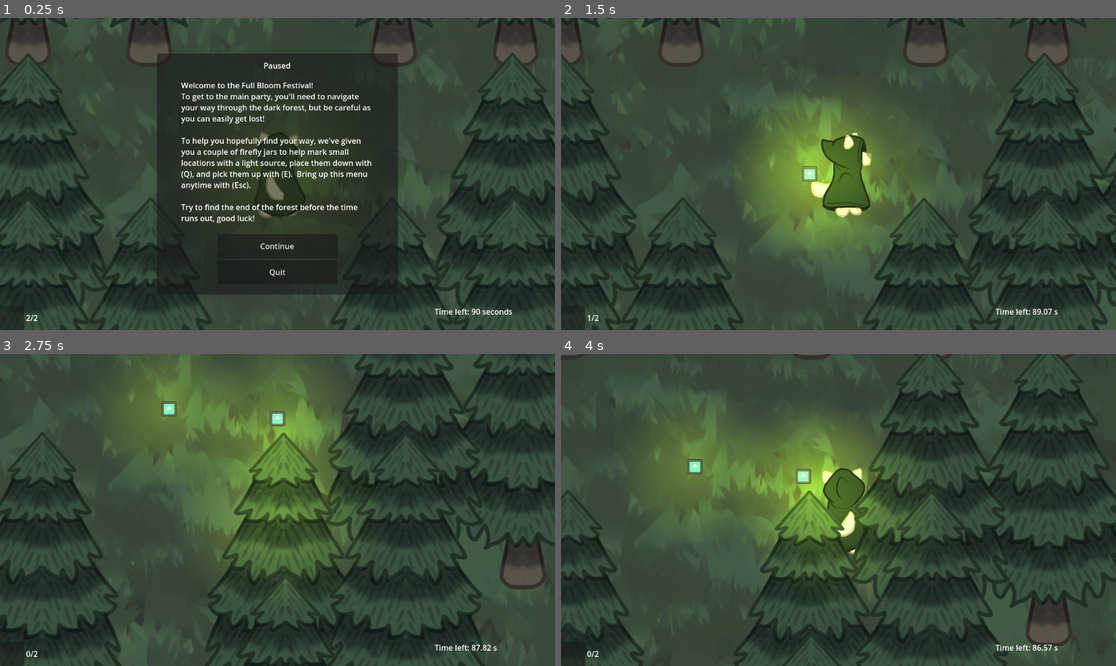
Above: before the commit, frames 1-4 (two rows, left to right).
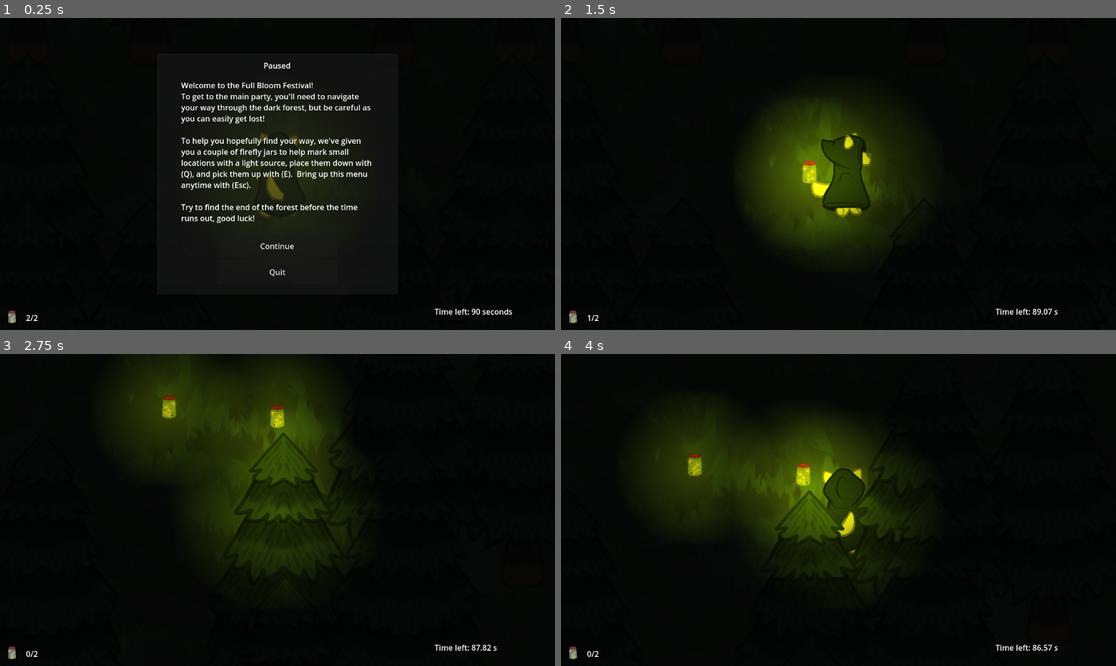
Above: after the commit, the same moments.

Repository: Abigail-Irvin/Bloom_Festival_Maze
Game: Godot game, scene res://scenes/world.tscn
Two runs of this game, one before a commit and one after it. Both use one fixed random seed, a clock stepped at 60 frames per second and the inputs below. The engine's default icon, where the game draws it, is replaced by a stand-in: a white triangle on a blue panel in a dark square.
Inputs:
- Up to frame 1 (0.25 s): no input
- Up to frame 2 (1.5 s): click "Continue" at 0.5 s; tap Enter at 1.25 s; hold Right (ui_right) from 1.28 s (still down); hold Q (drop) from 1.28 s (still down)
- Up to frame 3 (2.75 s): release Right (ui_right) at 2.03 s; release Q (drop) at 2.03 s; hold Down (ui_down) from 2.03 s (still down); tap Q (drop) at 2.1 s
- Up to frame 4 (4 s): release Down (ui_down) at 2.78 s; hold Right (ui_right) 2.78-3.53 s; hold E (pickup) 2.78-3.53 s; tap Q (drop) at 3.05, 3.6 s; hold Up (ui_up) from 3.53 s (still down)

The runs differ from the first frame. In frame 1, 89% of the frame differs, in the area x 0-100%, y 0-100%; in frame 2, 100%; in frame 3, 100%; in frame 4, 100%.

Commit message:
feat: adding 10000 fireflies

Diff:
--- a/scenes/firefly_jar.tscn
+++ b/scenes/firefly_jar.tscn
@@ -1,7 +1,22 @@
-[gd_scene load_steps=6 format=3 uid="uid://bw358dmdadh3t"]
+[gd_scene load_steps=8 format=3 uid="uid://bw358dmdadh3t"]
 
 [ext_resource type="Script" uid="uid://bjo52u786gybi" path="res://scripts/firefly_jar.gd" id="1_lwxam"]
-[ext_resource type="Texture2D" uid="uid://dli53ndjg3j5t" path="res://assets/icon.svg" id="1_moif0"]
+[ext_resource type="Texture2D" uid="uid://cqkahi781lnkb" path="res://assets/jar1.png" id="2_ojwhb"]
+[ext_resource type="Texture2D" uid="uid://b4soh73ayubuc" path="res://assets/jar2.png" id="3_iibv5"]
+
+[sub_resource type="SpriteFrames" id="SpriteFrames_moif0"]
+animations = [{
+"frames": [{
+"duration": 1.0,
+"texture": ExtResource("2_ojwhb")
+}, {
+"duration": 1.0,
+"texture": ExtResource("3_iibv5")
+}],
+"loop": true,
+"name": &"default",
+"speed": 1.0
+}]
 
 [sub_resource type="CircleShape2D" id="CircleShape2D_fw1o1"]
 radius = 108.074
@@ -18,9 +33,10 @@
 [node name="firefly-jar" type="Node2D"]
 script = ExtResource("1_lwxam")
 
-[node name="firefly-sprite" type="Sprite2D" parent="."]
-scale = Vector2(0.25, 0.25)
-texture = ExtResource("1_moif0")
+[node name="firefly-sprite" type="AnimatedSprite2D" parent="."]
+scale = Vector2(0.06, 0.06)
+sprite_frames = SubResource("SpriteFrames_moif0")
+autoplay = "default"
 
 [node name="Area2D" type="Area2D" parent="firefly-sprite"]
 
--- a/scenes/firefly_ui_element.tscn
+++ b/scenes/firefly_ui_element.tscn
@@ -1,6 +1,7 @@
-[gd_scene load_steps=2 format=3 uid="uid://dxvvyj8m11pub"]
+[gd_scene load_steps=3 format=3 uid="uid://dxvvyj8m11pub"]
 
 [ext_resource type="Script" uid="uid://cxtdjyms7d6g5" path="res://scripts/firefly_ui_element.gd" id="1_71c7u"]
+[ext_resource type="Texture2D" uid="uid://cqkahi781lnkb" path="res://assets/jar1.png" id="2_th0md"]
 
 [node name="firefly-sprite" type="HBoxContainer" node_paths=PackedStringArray("firefly_count")]
 custom_minimum_size = Vector2(50, 50)
@@ -9,9 +10,11 @@
 script = ExtResource("1_71c7u")
 firefly_count = NodePath("firefly-textbox")
 
-[node name="Panel" type="Panel" parent="."]
+[node name="Panel" type="TextureRect" parent="."]
 custom_minimum_size = Vector2(50, 50)
 layout_mode = 2
+texture = ExtResource("2_th0md")
+expand_mode = 3
 
 [node name="firefly-textbox" type="RichTextLabel" parent="."]
 custom_minimum_size = Vector2(100, 0)
--- a/scenes/maze_map.tscn
+++ b/scenes/maze_map.tscn
@@ -7,7 +7,20 @@
 [ext_resource type="PackedScene" uid="uid://b447thhxmjkac" path="res://scenes/win_tile.tscn" id="4_jrmo3"]
 [ext_resource type="PackedScene" uid="uid://del6ws2157r84" path="res://scenes/small_hedge.tscn" id="5_sctjt"]
 
+[sub_resource type="Gradient" id="Gradient_td77n"]
+offsets = PackedFloat32Array(0.993506, 1)
+colors = PackedColorArray(1, 1, 1, 1, 0, 0, 0, 1)
+
+[sub_resource type="GradientTexture2D" id="GradientTexture2D_8mn5m"]
+gradient = SubResource("Gradient_td77n")
+fill = 1
+fill_from = Vector2(0.5, 0.5)
+
 [node name="MazeMap" type="Node2D"]
+
+[node name="Backdrop" parent="." instance=ExtResource("1_6w2tl")]
+position = Vector2(-1510, 1716)
+scale = Vector2(50, 50)
 
 [node name="Background_Layer" type="Node2D" parent="."]
 
@@ -74,8 +87,9 @@
 [node name="Backdrop21" parent="Background_Layer" instance=ExtResource("1_6w2tl")]
 position = Vector2(3672, 5568)
 
-[node name="Player" parent="." instance=ExtResource("2_td77n")]
+[node name="Player" parent="." node_paths=PackedStringArray("background_ref") instance=ExtResource("2_td77n")]
 position = Vector2(3207, 1668)
+background_ref = NodePath("../Background_Layer")
 
 [node name="Outer_Top_Wall" type="Node2D" parent="."]
 
@@ -862,3 +876,9 @@
 
 [node name="WinTile" parent="." instance=ExtResource("4_jrmo3")]
 position = Vector2(3638, 4836)
+
+[node name="PointLight2D" type="PointLight2D" parent="."]
+scale = Vector2(1000, 1000)
+energy = 0.9
+blend_mode = 1
+texture = SubResource("GradientTexture2D_8mn5m")
--- a/scripts/player.gd
+++ b/scripts/player.gd
@@ -10,6 +10,7 @@
 @export var time_left: float = 90
 @onready var animation_sprite: AnimatedSprite2D = $Animation
 @onready var firefly_jar = preload("res://scenes/firefly_jar.tscn")
+@export var background_ref: Node = null
 var game_over: bool = false
 
 func _ready() -> void:
@@ -77,7 +78,7 @@
 	if event.is_action_pressed("drop") and firefly_count > 0:
 		firefly_count -= 1
 		var instance = firefly_jar.instantiate()
-		get_tree().root.add_child(instance)
+		background_ref.add_child(instance)
 		instance.global_position = self.global_position
 
 func is_locked() -> bool:
Not shown: 1 places in scenes/maze_map.tscn that only renumber resources
